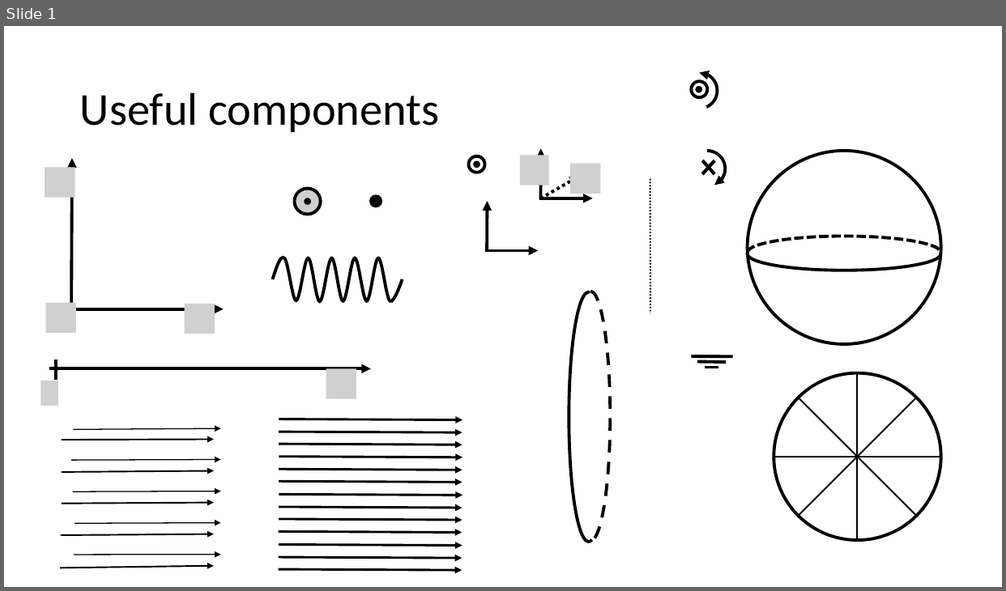
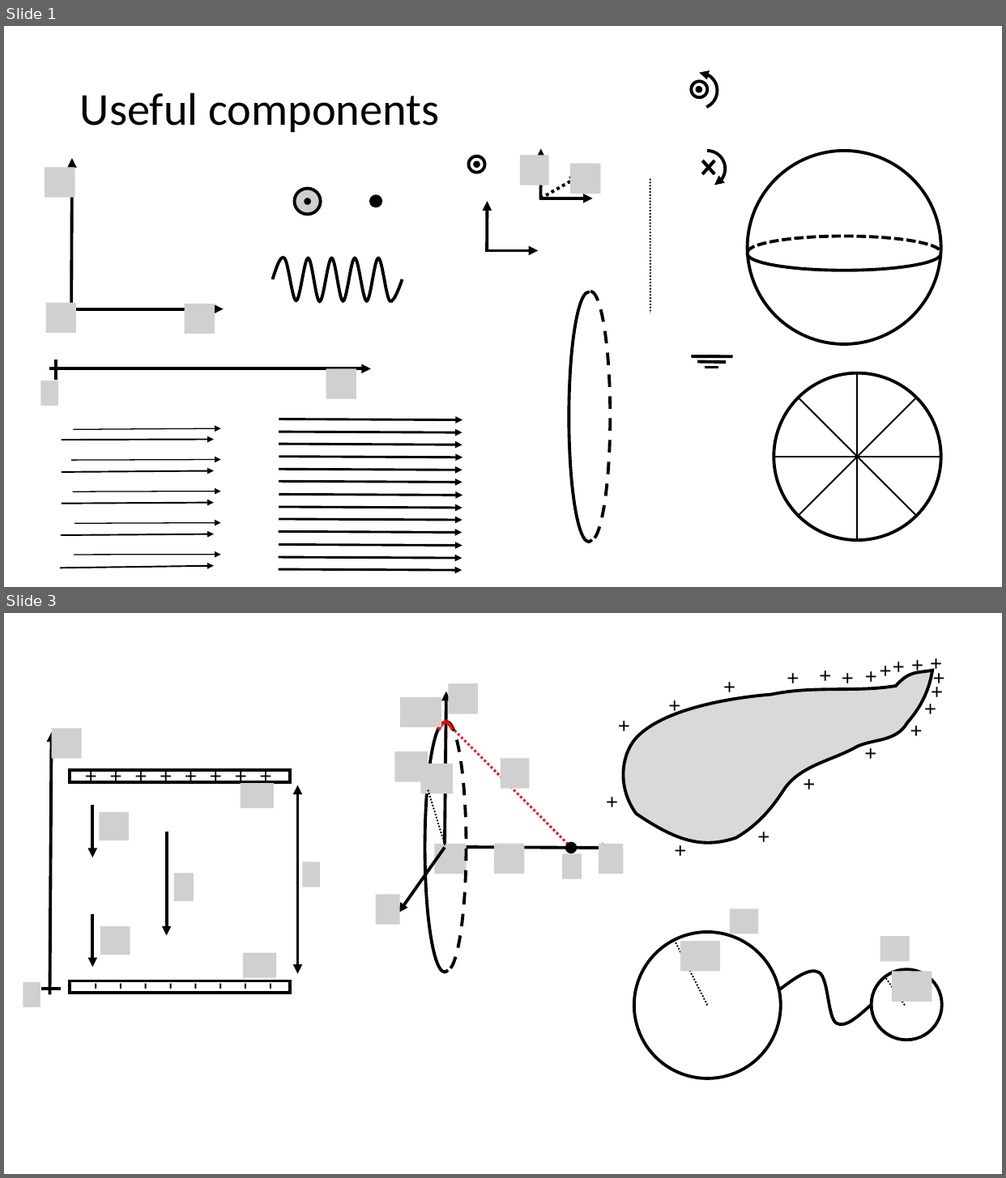
Before and after one commit to OSTP/PhysicsArtofModelling, a slide deck: tex/figures/Potential/Figures.pptx. Shown one above the other, each under a label of ours: slide 1 before the commit, slides 1 and 3 after it; the slides between them are not shown. The pictures are 1006x591 and 1006x1178 pixels, drawn with LibreOffice and Linux fonts; fonts in the diff are those of the drawing; grey boxes stand for pictures; background and template pictures are left out. Boxes give left, top, right and bottom in pixels: in the first picture for what was removed or moved away, otherwise in the second. Text is boxed around its words. In the diff, an @@ line names an element or a change of style, - is before the commit and + after.

```diff
--- a/tex/figures/Potential/Figures.pptx
+++ b/tex/figures/Potential/Figures.pptx
@@ slide 3 added at (4, 613, 1002, 1174), background #FFFFFF @@
@@ group added at (599, 647, 953, 866): 20 texts, 1 freeform shape @@
++
++
++
++
++
++
++
++
++
++
++
++
++
++
++
++
++
++
++
++
@@ group added at (375, 683, 624, 973): 10 pictures, 3 arrows, 3 arc (boxed as its full ellipse)s, 2 lines, 1 ellipse @@
@@ group added at (634, 909, 942, 1079): 4 pictures, 2 ellipses, 2 lines, 1 freeform shape @@
@@ group added at (23, 728, 320, 1007): 8 pictures, 4 arrows, 2 rectangles, 2 texts, 1 double arrow, 1 line @@
++
++
++
++
++
++
++
++
+-
+-
+-
+-
+-
+-
+-
+-
```
Also in this commit, not shown: 1 slide changed, 1 slide removed, 6 other files.
